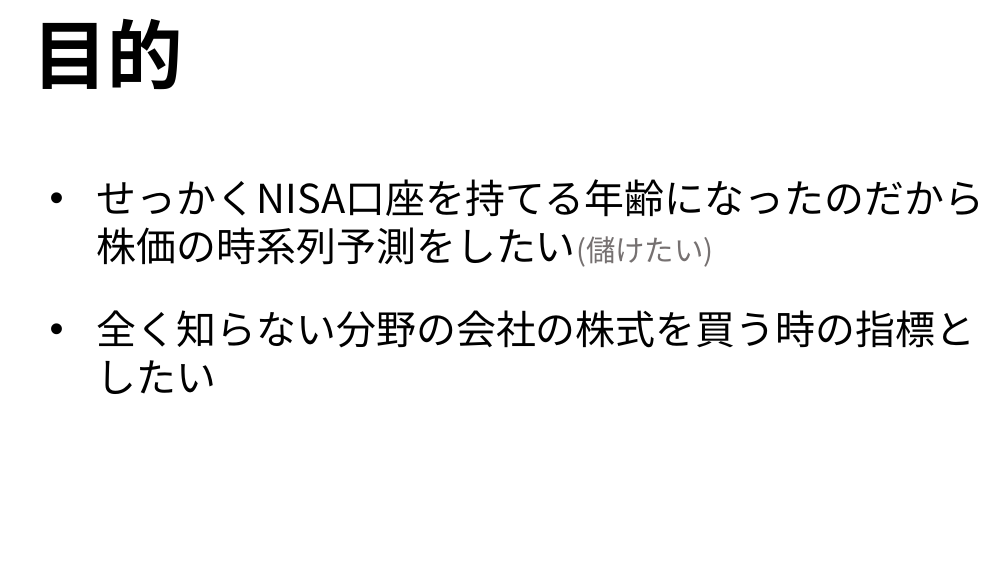
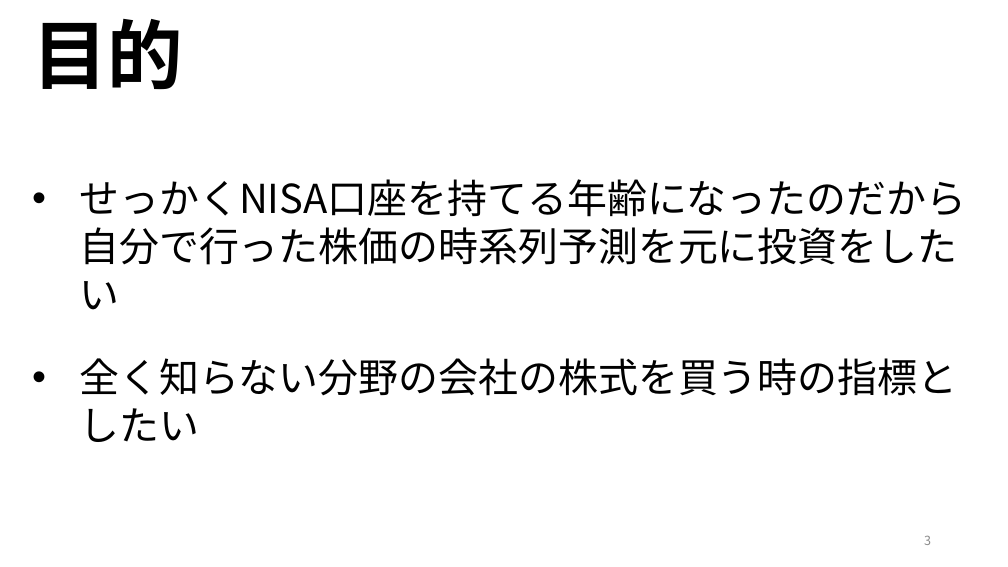
Before and after one commit to ryoww/PBL_stock, a slide deck: slide 3 of 最終報告.pptx (slide 2 before the commit). Drawn at 1008x567 pixels with LibreOffice and Linux fonts; fonts in the diff are those of the drawing. Boxes give left, top, right and bottom in pixels: in the first picture for what was removed or moved away, otherwise in the second. Text is boxed around its words. In the diff, an @@ line names an element or a change of style, - is before the commit and + after.

```diff
--- a/最終報告.pptx
+++ b/最終報告.pptx
@@ text "せっかくNISA口座を持てる年齢になったのだから自分で行った株価の時系列予測を元に投資をしたい": place and size @@
-text "せっかくNISA口座を持てる年齢になったのだから自分で行った株価の時系列予測を元に投資をしたい" at [97,179,984,394]
+text "せっかくNISA口座を持てる年齢になったのだから自分で行った株価の時系列予測を元に投資をしたい" at [79,179,966,442]
@@ text at [79,179,966,217]: text changed @@
-• せっかくNISA口座を持てる年齢になったのだから株価の時系列予測をしたい(儲けたい)
+• せっかくNISA口座を持てる年齢になったのだから自分で行った株価の時系列予測を元に投資をしたい
@@ page number added at [924,536,931,545], 12 pt, text #8C8C8C @@
+3
```
Also in this commit, not shown: 22 other slides changed, 4 slides added, 2 slides removed, 1 other file.
